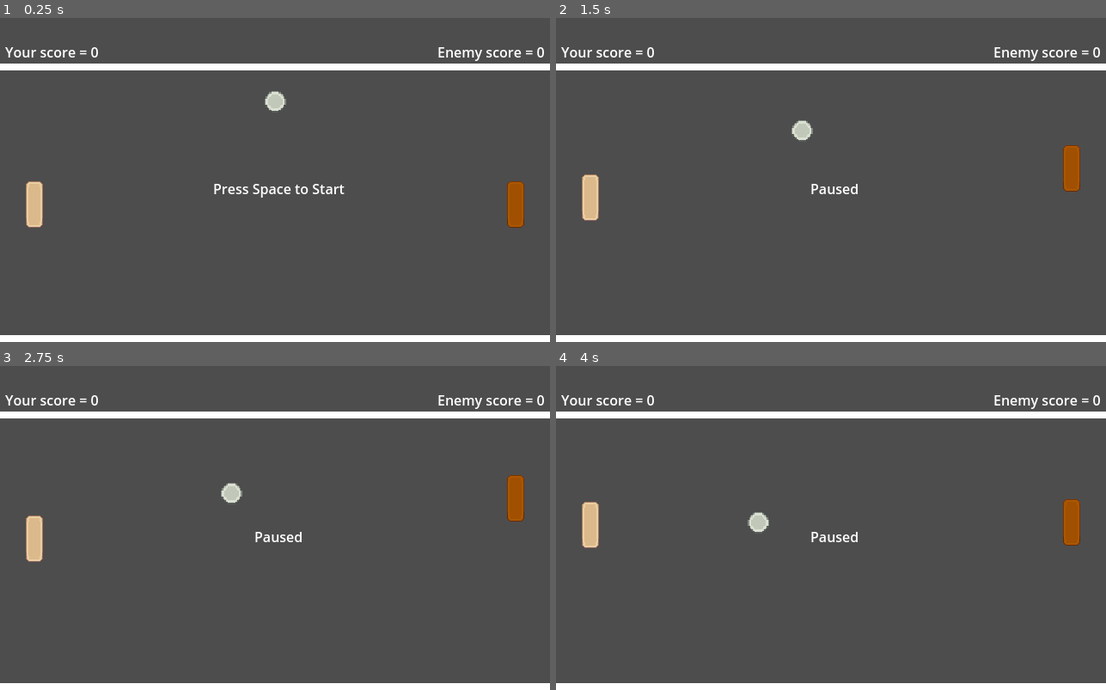
Above: before the commit, frames 1-4 (two rows, left to right).
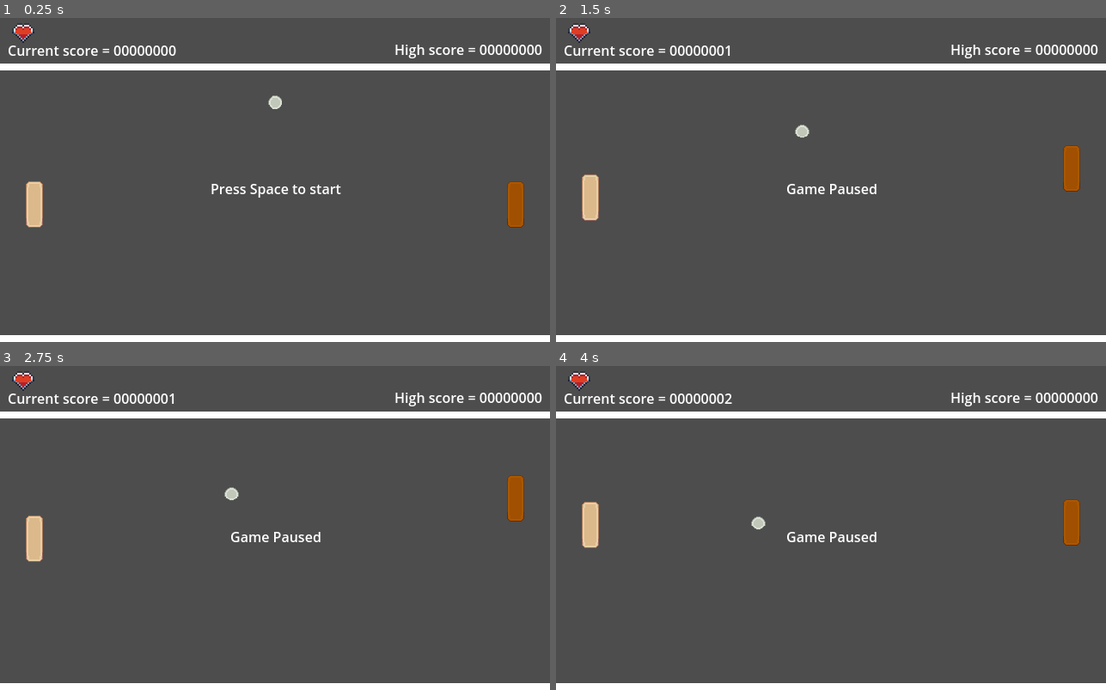
Above: after the commit, the same moments.

Repository: CeruleanG/Godot_pong
Game: Godot game, scene res://src/world/world.tscn
Two runs of this game, one before a commit and one after it. Both use one fixed random seed, a clock stepped at 60 frames per second and the inputs below.
Inputs:
- Up to frame 1 (0.25 s): no input
- Up to frame 2 (1.5 s): tap Space (confirm_key) at 0.5, 0.6, 1.25, 1.35 s; hold W (up_key) 0.53-1.28 s; hold Down (down_key) from 1.28 s (still down)
- Up to frame 3 (2.75 s): tap Space (confirm_key) at 2, 2.1 s; release Down (down_key) at 2.03 s; hold W (up_key) from 2.03 s (still down)
- Up to frame 4 (4 s): tap Space (confirm_key) at 2.75, 2.85, 3.5, 3.6 s; release W (up_key) at 3.53 s; hold Down (down_key) from 3.53 s (still down)

The runs differ from the first frame. In frame 1, 1.9% of the frame differs, in the area x 0-99%, y 1-56%; in frame 2, 1.7%; in frame 3, 1.7%; in frame 4, 1.7%.

Commit message:
updated new scoring system

Diff:
--- a/src/ball/ball.gd
+++ b/src/ball/ball.gd
@@ -9,7 +9,7 @@
 func _physics_process(delta: float) -> void:
 	var col := move_and_collide(velocity)
 	if (abs(velocity.x)<1.5):
-		velocity.x *= 1.05
+		velocity.x *= 1.01
 		# TODO Delete this velocity modifier
 	if col:
 		velocity = velocity.bounce(col.get_normal())
--- a/src/ball/ball.tscn
+++ b/src/ball/ball.tscn
@@ -4,17 +4,17 @@
 [ext_resource type="Texture2D" uid="uid://brh77uvbg2nxh" path="res://asset/Sprite sheets/Sprite sheet for Basic Pack.png" id="2_ksv3e"]
 
 [sub_resource type="CircleShape2D" id="CircleShape2D_yt8wm"]
-radius = 12.0416
+radius = 8.0
 
 [node name="ball" type="CharacterBody2D"]
 script = ExtResource("1_ksv3e")
 
 [node name="Sprite2D" type="NinePatchRect" parent="."]
 custom_minimum_size = Vector2(3, 3)
-offset_left = -12.0
-offset_top = -12.0
-offset_right = -3.0
-offset_bottom = -3.0
+offset_left = -8.0
+offset_top = -8.0
+offset_right = -2.0
+offset_bottom = -2.0
 scale = Vector2(2.75, 2.75)
 texture = ExtResource("2_ksv3e")
 region_rect = Rect2(519, 40, 18, 17)
--- a/src/world/world.gd
+++ b/src/world/world.gd
@@ -3,63 +3,118 @@
 # INFO Basic game mechanic
 # A ball is launched to the left from the center top of the screen and bounces
 # against any physical object it touches (paddles and horizontal walls).
+#
 # The player controls the paddle on the left of the screen which is only able to
 # move between rigid walls vertically.
+#
 # The AI controls the paddle on the right of the screen which is also only able
 # to move between rigid walls vertically. It alwasys adjust its position to be
 # as close as possible relative to the ball in the vertical axis.
-# Whenever the ball touches the left side of the screen, the AI wins a point,
-# same for the player if the ball goes to right. In which case, the score is
-# updated and the ball is reset to the center of the screen and the game loops.
+#
+# A score value increments through time, whenever the ball touches the right side
+# of the screen, the scene resets while having the playing holding the current
+# score. If the ball touches the left side, however, the scene is reset but the
+# score is not kept and reset to 0 while updating the highest score if necessary.
+# The game then loops back.
 
+# TODO Add a feature to have the score accumulates faster as the game goes on.
 
-# TODO Implement a highest score system that saves past progress.
-#      It should change the display msg when the player breaks the
-#      score.
+# TODO Add a tutorial button so player can read about how to play the game
 
-# TODO After the highest score system is implemented, add a mechanic
-#      where the player has 2 lifes to break the highest score. To
-#      Implement it, the current score system should be replaced.
+# TODO Add a background art to the game
 
-@onready var player_score_label: Label = %player_score
-var player_score = 0
-@onready var enemy_score_label: Label = %enemy_score
-var enemy_score = 0
+# TODO Add a music to the game
+
+@onready var high_score_label: Label = %high_score
+var high_score = 0.0
+@onready var current_score_label : Label = %current_score
+var current_score = 0.0
 
 @onready var game_msg: Label = $UI/game_msg
 
+@onready var life: TextureRect = %life
+var another_life = true
+var red_rect = Rect2(2,20,13,12)
+var black_rect = Rect2(78,20,13,12)
 
-## Resets the position and the velocity of ball object
-## and then pause the game.
-func reset_the_scene() -> void:
+const score_bonus = 20
+
+
+
+# path to save the high score through multiple boots
+var save_path = "user://high_score.save"
+
+## Resets the score and checks the highscore if necessary. Then resets position
+## and the velocity of ball object before pausing the game.
+func reset_the_scene(win : bool) -> void:
+	var msg = "Press space to start!"
+	if win :
+		# add scoring bonus and keep playing
+		current_score += score_bonus
+		current_score_label.text = "Current score = " + str(int(current_score)).pad_zeros(8)
+		msg = "You scored a bonus! Press on!\n" + msg
+	else:
+		# check for high score and reset current score
+		if another_life :
+			msg = "You have one more chance!\n" + msg
+			life.texture.region = black_rect
+			another_life = false
+		else:
+			msg = "Your run stops here.\n" + msg
+			if current_score > high_score :
+				high_score = current_score
+				high_score_label.text = "High score = " + str(int(high_score)).pad_zeros(8)
+				save_high_score()
+				msg = "But you scored high!\n" + msg
+			current_score = 0.0
+			current_score_label.text = "Current score = " + str(int(current_score)).pad_zeros(8)
+			life.texture.region = red_rect
+			another_life = true
+		msg = "You missed...\n" + msg
+
 	get_node("ball").position = Vector2(320,120)
 	get_node("ball")._ready()
-	_ready()
+	pause_with_msg(msg)
 
 
 func _ready() -> void:
-	player_score_label.text = "Your score = " + str(player_score)
-	enemy_score_label.text = "Enemy score = " + str(enemy_score)
-	game_msg.show()
-	game_msg.text = "Press Space to Start"
-	get_tree().paused = true
+	load_high_score()
+	high_score_label.text = "High score = " + str(int(high_score)).pad_zeros(8)
+	current_score_label.text = "Current score = " + str(int(current_score)).pad_zeros(8)
+	pause_with_msg("Press Space to start")
 
 # Triggered upon the the ball touches the left/right side of the screen, which is
 # defined as an "area2D" object. The latter emits a signal to call this function
 func _on_enemy_score() -> void:
-	enemy_score+=1
-	enemy_score_label.text = "Enemy score = " + str(enemy_score)
-	reset_the_scene()
+	reset_the_scene(false)
+func _on_player_score() -> void:
+	reset_the_scene(true)
 
-func _on_player_score() -> void:
-	player_score+=1
-	player_score_label.text = "Your score = " + str(player_score)
-	reset_the_scene()
-
+func _process(delta: float) -> void:
+	current_score += delta * 5
+	print_debug(current_score)
+	current_score_label.text = "Current score = " + str(int(current_score)).pad_zeros(8)
 
 func _input(event: InputEvent) -> void:
 	if Input.is_action_just_pressed("confirm_key") :
 		#Pause the game upon pressing the space key
-		game_msg.show()
-		game_msg.text = "Paused"
-		get_tree().paused = true
+		pause_with_msg("Game Paused")
+
+
+func save_high_score():
+	var file = FileAccess.open(save_path,FileAccess.WRITE)
+	file.store_var(high_score)
+
+func load_high_score():
+	if FileAccess.file_exists(save_path) :
+		var file = FileAccess.open(save_path,FileAccess.READ)
+		high_score = file.get_var(high_score)
+	else:
+		print_debug("no save file")
+		high_score = 0.0
+
+## Pause the game while displaying "msg" on screen
+func pause_with_msg(msg : String = "") -> void :
+	game_msg.show()
+	game_msg.text = msg
+	get_tree().paused = true
--- a/src/world/world.tscn
+++ b/src/world/world.tscn
@@ -6,11 +6,16 @@
 [ext_resource type="PackedScene" uid="uid://cip3jxd0u42vt" path="res://src/ball/ball.tscn" id="3_5kmgb"]
 [ext_resource type="Script" uid="uid://xlqssur17tjl" path="res://src/world/pause_handler.gd" id="6_5kmgb"]
 [ext_resource type="PackedScene" uid="uid://cyfc4soxt842j" path="res://src/score_area/score_area.tscn" id="6_l0av5"]
+[ext_resource type="Texture2D" uid="uid://csrykq8pyrgmx" path="res://asset/hearts.png" id="6_wg6dd"]
 
 [sub_resource type="RectangleShape2D" id="RectangleShape2D_0qwtu"]
 size = Vector2(8, 640)
 
 [sub_resource type="CanvasTexture" id="CanvasTexture_t101k"]
+
+[sub_resource type="AtlasTexture" id="AtlasTexture_hg6dy"]
+atlas = ExtResource("6_wg6dd")
+region = Rect2(2, 20, 13, 12)
 
 [node name="world" type="Node2D"]
 script = ExtResource("1_l0av5")
@@ -24,7 +29,7 @@
 collision_mask = 4
 
 [node name="ball" parent="." instance=ExtResource("3_5kmgb")]
-position = Vector2(320, 120)
+position = Vector2(320, 121)
 collision_layer = 2
 collision_mask = 5
 
@@ -65,33 +70,41 @@
 
 [node name="game_msg" type="Label" parent="UI"]
 unique_name_in_owner = true
-visible = false
-offset_left = 223.0
+offset_left = 172.0
 offset_top = 163.0
-offset_right = 426.0
+offset_right = 471.0
 offset_bottom = 280.0
 text = "Press space to start"
 horizontal_alignment = 1
 vertical_alignment = 1
 
-[node name="enemy_score" type="Label" parent="UI"]
+[node name="high_score" type="Label" parent="UI"]
 unique_name_in_owner = true
-offset_left = 447.0
-offset_top = 51.0
-offset_right = 634.0
-offset_bottom = 74.0
-text = "default"
-horizontal_alignment = 2
+offset_left = 459.0
+offset_top = 48.0
+offset_right = 630.0
+offset_bottom = 71.0
+text = "high score = 00000000"
+horizontal_alignment = 1
 vertical_alignment = 1
 
-[node name="player_score" type="Label" parent="UI"]
+[node name="current_score" type="Label" parent="UI"]
 unique_name_in_owner = true
-offset_left = 6.0
-offset_top = 51.0
-offset_right = 62.0
-offset_bottom = 74.0
-text = "default"
+offset_left = 9.0
+offset_top = 49.0
+offset_right = 203.0
+offset_bottom = 72.0
+text = "current score = 00000000"
+horizontal_alignment = 1
 vertical_alignment = 1
+
+[node name="life" type="TextureRect" parent="UI"]
+unique_name_in_owner = true
+offset_left = 14.0
+offset_top = 29.0
+offset_right = 40.0
+offset_bottom = 52.0
+texture = SubResource("AtlasTexture_hg6dy")
 
 [node name="unpause_handler" type="Node" parent="."]
 process_mode = 2
Binary file added: asset/hearts.png
Not shown, added: asset/hearts.png.import
Not shown: 1 places in src/world/world.tscn that only renumber resources
Not shown, changed: builds/exported.exe
Not shown, added: src/world/high_score.save
